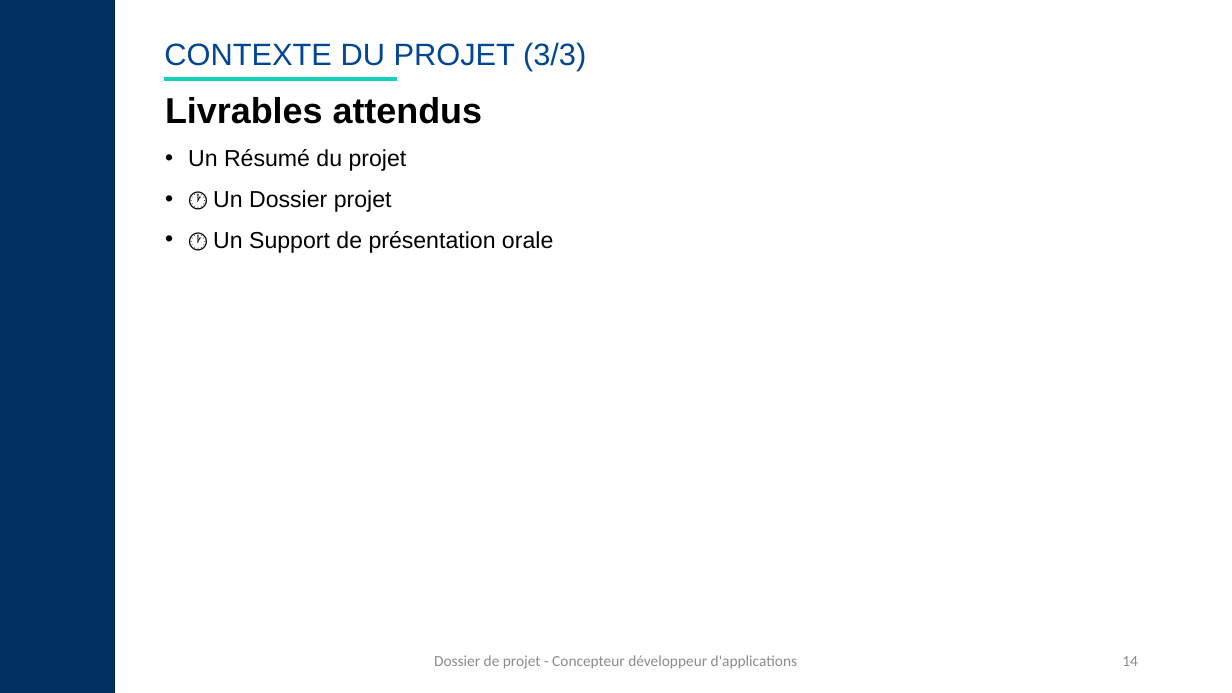
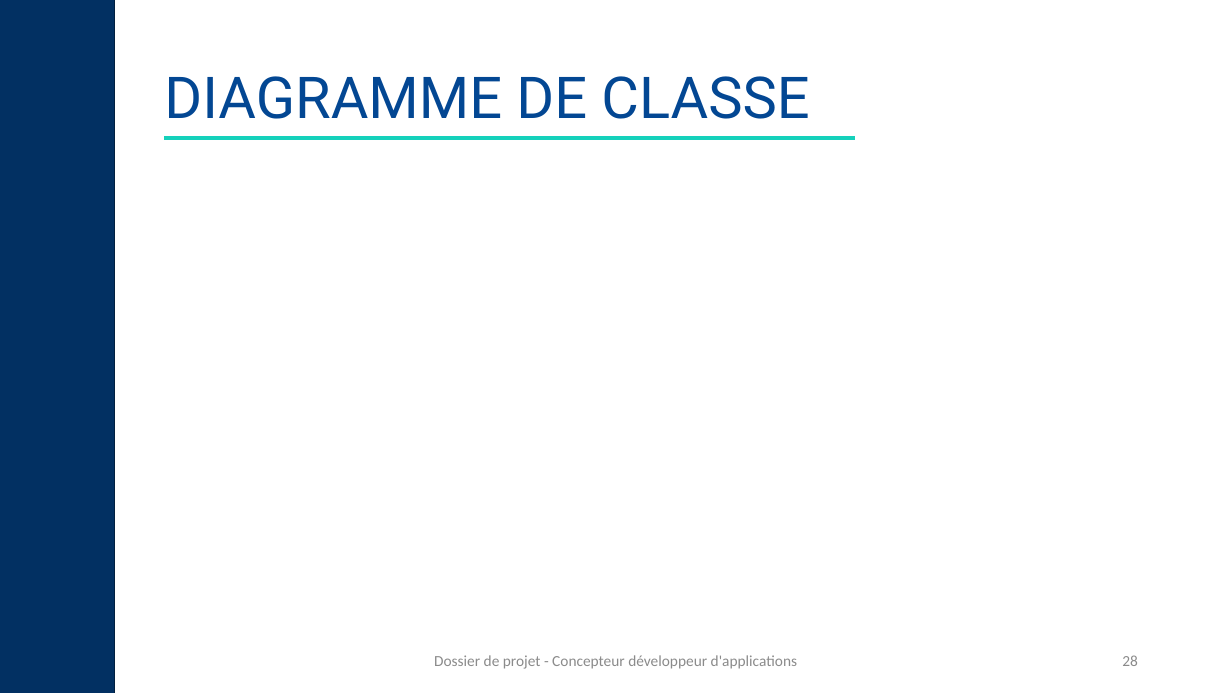
Before and after one commit to manelbenali06/BWM, a slide deck: slide 28 of back-end/docs/Réferentiels/Support-de-présentation-CDA-Modèle-à-compléter-nei8fp.pptx (slide 14 before the commit). Drawn at 1232x693 pixels with LibreOffice and Linux fonts; fonts in the diff are those of the drawing. Boxes give left, top, right and bottom in pixels: in the first picture for what was removed or moved away, otherwise in the second. Text is boxed around its words. In the diff, an @@ line names an element or a change of style, - is before the commit and + after.

```diff
--- a/back-end/docs/Réferentiels/Support-de-présentation-CDA-Modèle-à-compléter-nei8fp.pptx
+++ b/back-end/docs/Réferentiels/Support-de-présentation-CDA-Modèle-à-compléter-nei8fp.pptx
@@ title removed at box(164, 42, 586, 71) @@
-CONTEXTE DU PROJET (3/3)
@@ title added at box(164, 76, 809, 119), 45 pt, text #034793 @@
+DIAGRAMME DE CLASSE
@@ line removed from (165, 79) to (397, 79) @@
@@ text removed at box(165, 97, 483, 124) @@
-Livrables attendus
@@ line added from (165, 139) to (855, 139), #15D1BB 3 pt @@
@@ text removed at box(188, 149, 553, 253) @@
-• Un Résumé du projet
-• 🕐 Un Dossier projet
-• 🕐 Un Support de présentation orale
@@ page number at box(1122, 655, 1138, 666): text changed @@
-14
+28
```
Also in this commit, not shown: 19 other slides changed, 22 slides added, 8 other files.
